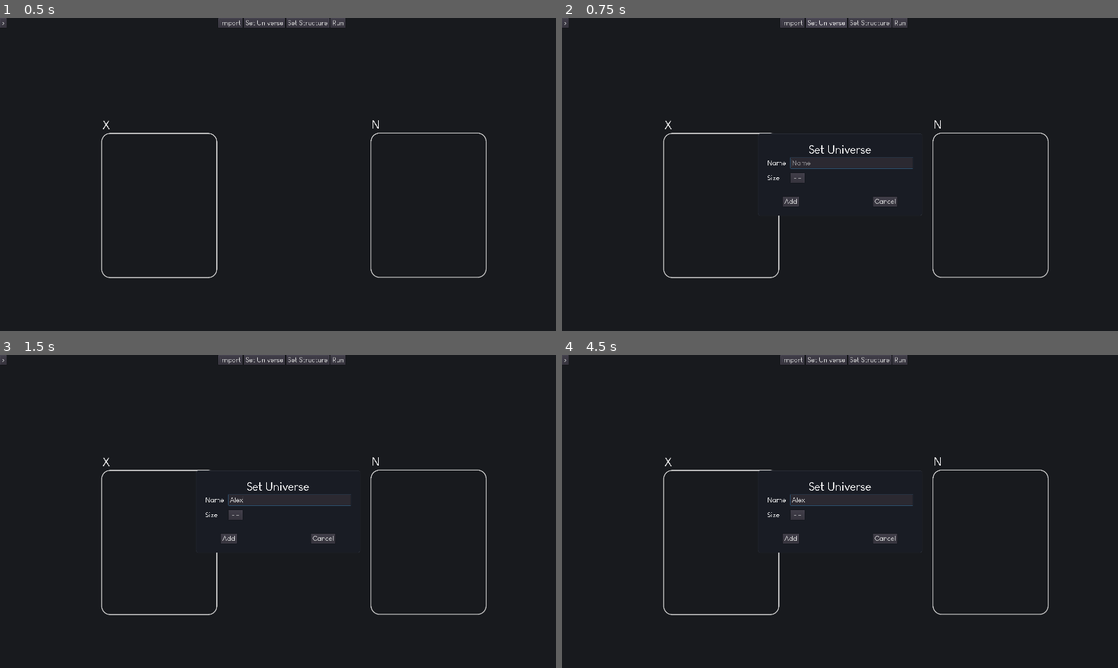
Above: before the commit, frames 1-4 (two rows, left to right).
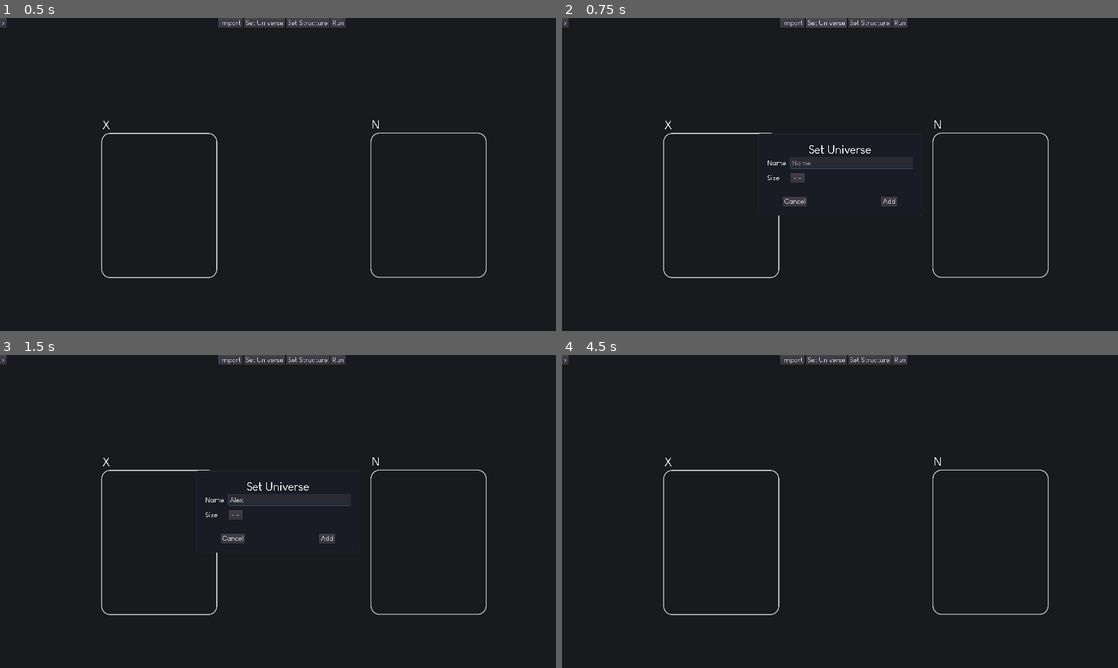
Above: after the commit, the same moments.

Repository: Mickaly13X/wv_project
Game: Godot game, scene res://Scenes/Main.tscn
Same seed, same stepped clock (60 frames per second), same inputs: the game is played once before the commit and once after it.
Inputs (mouse positions are in pixels of both pictures, inside the frame that each line leads up to):
- Up to frame 1 (0.5 s): no input
- Up to frame 2 (0.75 s): click "Set Universe" at 0.5 s
- Up to frame 3 (1.5 s): click (289, 498) at 1.27 s; type "Alex" at 1.35 s
- Up to frame 4 (4.5 s): click (990, 542) at 2.02 s; click "- -" at 2.75 s; click "Add" at 3.5 s; click "Cancel" at 4.25 s

Frame 1 is identical in both runs. In frame 2, 0.1% of the frame differs, in the area x 40-60%, y 57-61%; in frame 3, 0.1%; in frame 4, 0.6%, in the area x 35-65%, y 36-64%.

Commit message:
🐛 FIX: Renamed set0.gd file linked, renamed functions _pressed_add, _pressed_cancel linked

Diff:
--- a/Visualizer/Scenes/Main.tscn
+++ b/Visualizer/Scenes/Main.tscn
@@ -1,8 +1,8 @@
 [gd_scene load_steps=7 format=2]
 
 [ext_resource path="res://Scripts/main.gd" type="Script" id=1]
-[ext_resource path="res://Scenes/Set.tscn" type="PackedScene" id=2]
-[ext_resource path="res://Scenes/PuUniverse.tscn" type="PackedScene" id=3]
+[ext_resource path="res://Scenes/Set0.tscn" type="PackedScene" id=2]
+[ext_resource path="res://Scenes/PopUpAddSet.tscn" type="PackedScene" id=3]
 [ext_resource path="res://Fonts/font medium.tres" type="DynamicFont" id=4]
 
 [sub_resource type="StyleBoxFlat" id=1]
@@ -208,9 +208,9 @@
 window_title = "Open een Bestand"
 mode = 0
 access = 2
-current_dir = "/Users/Joran/Git/wv_project/Visualizer"
+current_dir = "/Users/erickim"
 current_file = "~"
-current_path = "/Users/Joran/Git/wv_project/Visualizer/~"
+current_path = "/Users/erickim/~"
 __meta__ = {
 "_edit_use_anchors_": false
 }
--- /dev/null
+++ b/Visualizer/Scenes/PopUpAddSet.tscn
@@ -0,0 +1,190 @@
+[gd_scene load_steps=5 format=2]
+
+[ext_resource path="res://Scripts/pu_add_set.gd" type="Script" id=2]
+[ext_resource path="res://Fonts/font.tres" type="DynamicFont" id=4]
+[ext_resource path="res://Fonts/font medium.tres" type="DynamicFont" id=5]
+
+[sub_resource type="StyleBoxFlat" id=1]
+bg_color = Color( 0.101961, 0.113725, 0.145098, 1 )
+border_width_left = 1
+border_width_top = 1
+border_width_right = 1
+border_width_bottom = 1
+border_color = Color( 0.223529, 0.243137, 0.286275, 1 )
+border_blend = true
+corner_radius_top_left = 8
+corner_radius_top_right = 8
+corner_radius_bottom_right = 8
+corner_radius_bottom_left = 8
+
+[node name="AddSet" type="PopupDialog"]
+anchor_left = 0.5
+anchor_top = 0.5
+anchor_right = 0.5
+anchor_bottom = 0.5
+margin_left = -283.5
+margin_top = -141.5
+margin_right = 283.5
+margin_bottom = 141.5
+rect_min_size = Vector2( 296, 128 )
+custom_styles/panel = SubResource( 1 )
+popup_exclusive = true
+script = ExtResource( 2 )
+__meta__ = {
+"_edit_use_anchors_": false
+}
+
+[node name="VBox" type="VBoxContainer" parent="."]
+anchor_right = 1.0
+anchor_bottom = 1.0
+margin_left = 32.0
+margin_top = 32.0
+margin_right = -32.0
+margin_bottom = -32.0
+__meta__ = {
+"_edit_use_anchors_": false
+}
+
+[node name="Title" type="Label" parent="VBox"]
+margin_right = 503.0
+margin_bottom = 46.0
+custom_fonts/font = ExtResource( 4 )
+text = "Set Universe"
+align = 1
+valign = 1
+__meta__ = {
+"_edit_use_anchors_": false
+}
+
+[node name="Items" type="GridContainer" parent="VBox"]
+margin_top = 50.0
+margin_right = 503.0
+margin_bottom = 181.0
+size_flags_horizontal = 3
+size_flags_vertical = 3
+custom_constants/vseparation = 16
+custom_constants/hseparation = 16
+columns = 2
+__meta__ = {
+"_edit_use_anchors_": false
+}
+
+[node name="NameLabel" type="Label" parent="VBox/Items"]
+margin_top = 5.0
+margin_right = 64.0
+margin_bottom = 33.0
+custom_fonts/font = ExtResource( 5 )
+text = "Name"
+valign = 1
+__meta__ = {
+"_edit_use_anchors_": false
+}
+
+[node name="NameInput" type="LineEdit" parent="VBox/Items"]
+margin_left = 80.0
+margin_right = 503.0
+margin_bottom = 38.0
+rect_min_size = Vector2( 128, 24 )
+size_flags_horizontal = 3
+custom_fonts/font = ExtResource( 5 )
+max_length = 20
+placeholder_text = "Name"
+caret_blink = true
+__meta__ = {
+"_edit_use_anchors_": false
+}
+
+[node name="SizeLabel" type="Label" parent="VBox/Items"]
+margin_top = 57.0
+margin_right = 64.0
+margin_bottom = 85.0
+custom_fonts/font = ExtResource( 5 )
+text = "Size"
+__meta__ = {
+"_edit_use_anchors_": false
+}
+
+[node name="MbSize" type="MenuButton" parent="VBox/Items"]
+margin_left = 80.0
+margin_top = 54.0
+margin_right = 128.0
+margin_bottom = 88.0
+rect_min_size = Vector2( 48, 0 )
+size_flags_horizontal = 0
+custom_fonts/font = ExtResource( 5 )
+text = "- -"
+flat = false
+__meta__ = {
+"_edit_use_anchors_": false
+}
+
+[node name="Buttons" type="HBoxContainer" parent="VBox"]
+margin_top = 185.0
+margin_right = 503.0
+margin_bottom = 219.0
+custom_constants/separation = 256
+alignment = 1
+
+[node name="CancelButton" type="Button" parent="VBox/Buttons"]
+margin_left = 53.0
+margin_right = 137.0
+margin_bottom = 34.0
+focus_mode = 0
+custom_fonts/font = ExtResource( 5 )
+enabled_focus_mode = 0
+text = "Cancel"
+__meta__ = {
+"_edit_use_anchors_": false
+}
+
+[node name="AddButton" type="Button" parent="VBox/Buttons"]
+margin_left = 393.0
+margin_right = 449.0
+margin_bottom = 34.0
+focus_mode = 0
+custom_fonts/font = ExtResource( 5 )
+enabled_focus_mode = 0
+text = "Add"
+__meta__ = {
+"_edit_use_anchors_": false
+}
+
+[node name="Popup" type="Popup" parent="."]
+anchor_left = 0.5
+anchor_top = 0.5
+anchor_right = 0.5
+anchor_bottom = 0.5
+margin_left = -148.0
+margin_top = -74.5
+margin_right = 148.0
+margin_bottom = 74.5
+__meta__ = {
+"_edit_use_anchors_": false
+}
+
+[node name="Panel" type="Panel" parent="Popup"]
+modulate = Color( 0.647059, 0.647059, 0.647059, 0.882353 )
+anchor_right = 1.0
+anchor_bottom = 1.0
+__meta__ = {
+"_edit_lock_": true,
+"_edit_use_anchors_": false
+}
+
+[node name="PopupLabel" type="Label" parent="Popup"]
+anchor_right = 1.0
+anchor_bottom = 1.0
+margin_left = 16.0
+margin_top = 16.0
+margin_right = -16.0
+margin_bottom = -16.0
+custom_fonts/font = ExtResource( 5 )
+align = 1
+valign = 1
+autowrap = true
+__meta__ = {
+"_edit_lock_": true,
+"_edit_use_anchors_": false
+}
+[connection signal="button_up" from="VBox/Buttons/CancelButton" to="." method="_pressed_cancel"]
+[connection signal="button_up" from="VBox/Buttons/AddButton" to="." method="_pressed_add"]
--- /dev/null
+++ b/Visualizer/Scenes/Set0.tscn
@@ -0,0 +1,48 @@
+[gd_scene load_steps=3 format=2]
+
+[ext_resource path="res://Scripts/set.gd" type="Script" id=1]
+[ext_resource path="res://Fonts/font.tres" type="DynamicFont" id=2]
+
+[node name="Set0" type="Node2D"]
+script = ExtResource( 1 )
+
+[node name="Mask" type="Button" parent="."]
+anchor_right = 1.0
+anchor_bottom = 1.0
+margin_right = 400.0
+margin_bottom = 500.0
+focus_mode = 0
+enabled_focus_mode = 0
+flat = true
+__meta__ = {
+"_edit_use_anchors_": false
+}
+
+[node name="Elements" type="Node2D" parent="."]
+position = Vector2( 200, 200 )
+
+[node name="Label" type="Label" parent="."]
+margin_left = 4.49493
+margin_top = -51.0371
+margin_right = 44.4949
+margin_bottom = -5.03708
+custom_fonts/font = ExtResource( 2 )
+text = "X"
+__meta__ = {
+"_edit_use_anchors_": false
+}
+
+[node name="Menu" type="Node2D" parent="."]
+visible = false
+
+[node name="Add" type="Button" parent="Menu"]
+margin_left = 23.0
+margin_top = 40.0
+margin_right = 98.0
+margin_bottom = 79.0
+text = "Add"
+__meta__ = {
+"_edit_use_anchors_": false
+}
+[connection signal="button_up" from="Mask" to="." method="_pressed_global"]
+[connection signal="button_up" from="Menu/Add" to="." method="_pressed" binds= [ "Add" ]]
Not shown, changed: .DS_Store
Not shown, changed: Visualizer/.DS_Store
